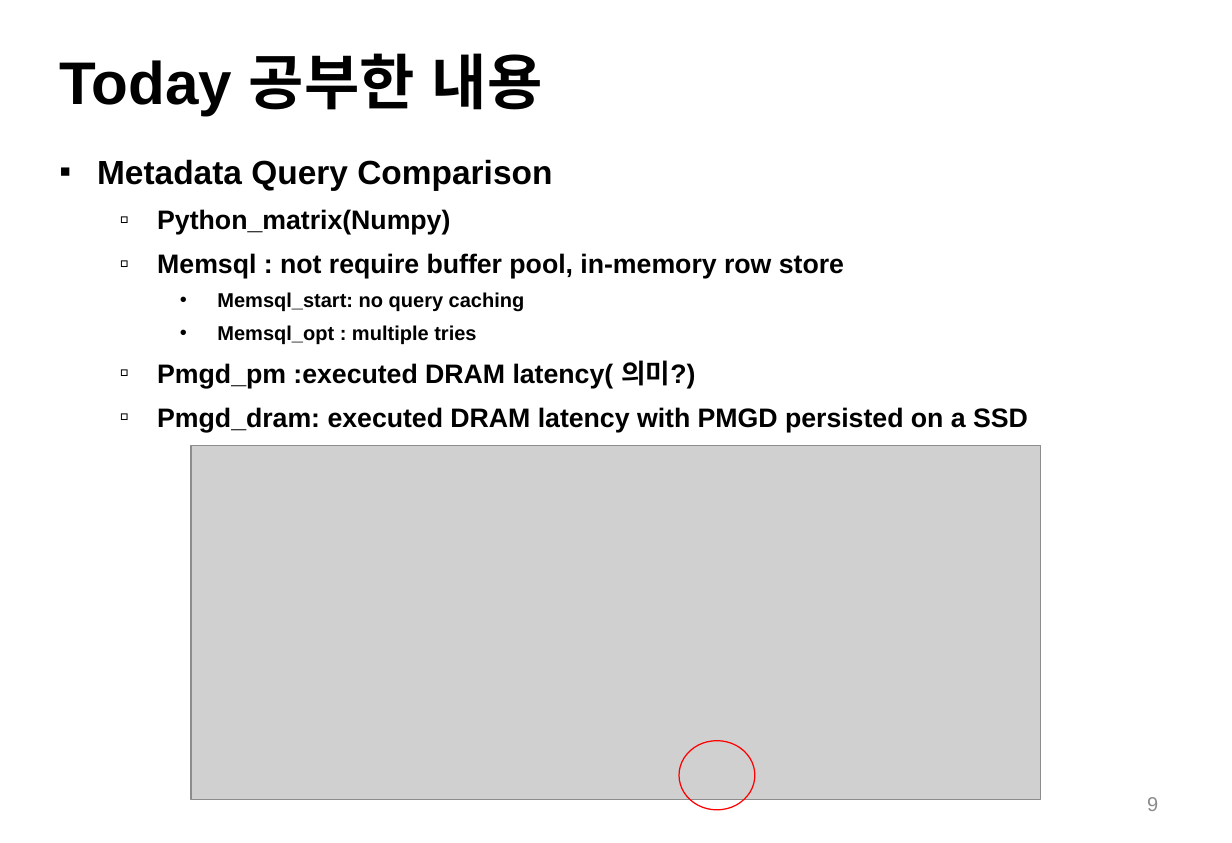
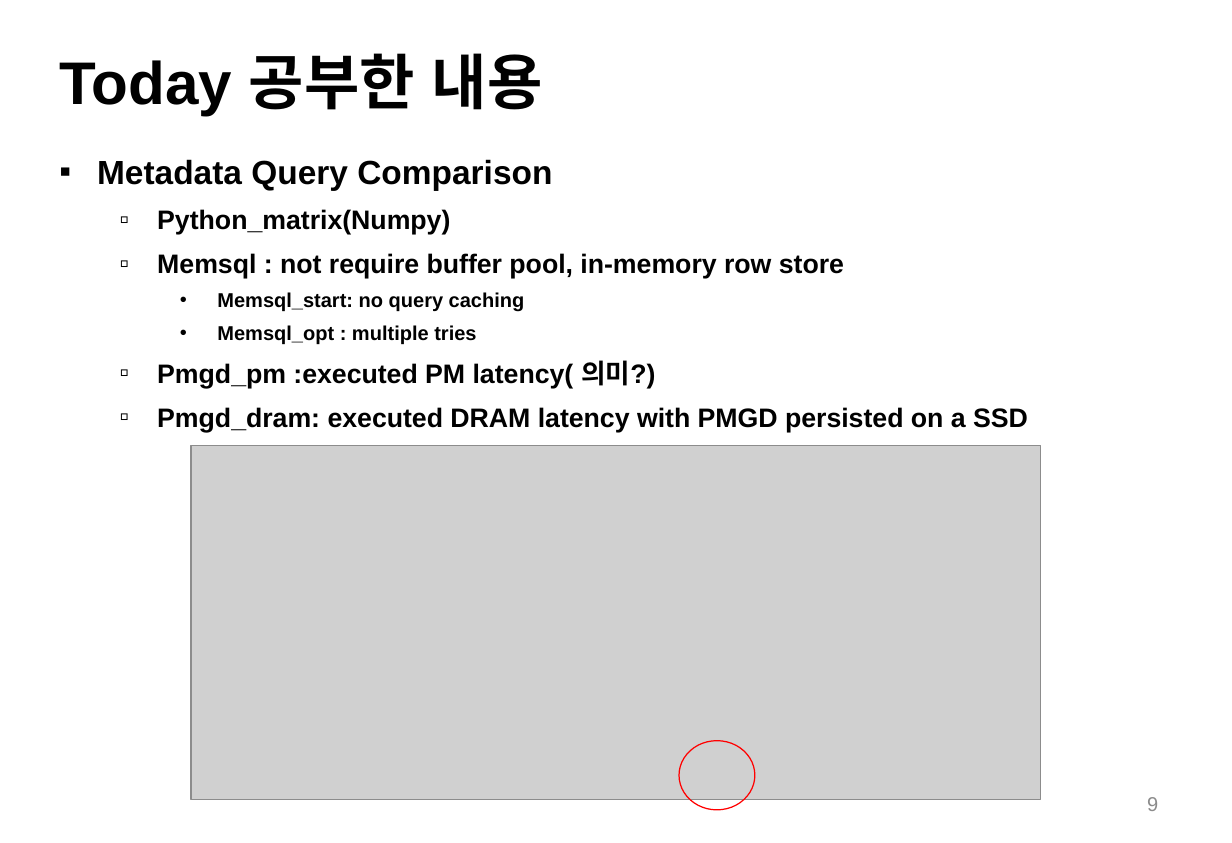
Before and after one commit to Seojin24/StorageStudy, a slide deck: slide 9 of 이전스터디내용/[180102]AddressingS.pptx. Drawn at 1232x843 pixels with LibreOffice and Linux fonts; fonts in the diff are those of the drawing; grey boxes stand for pictures. Boxes give left, top, right and bottom in pixels: in the first picture for what was removed or moved away, otherwise in the second. Text is boxed around its words. In the diff, an @@ line names an element or a change of style, - is before the commit and + after.

```diff
--- a/이전스터디내용/[180102]AddressingS.pptx
+++ b/이전스터디내용/[180102]AddressingS.pptx
@@ text at box(157, 360, 655, 389): text changed @@
-  ▫ Pmgd_pm :executed DRAM latency( 의미?)
+  ▫ Pmgd_pm :executed PM latency( 의미?)
```
Also in this commit, not shown: 53 other files.
